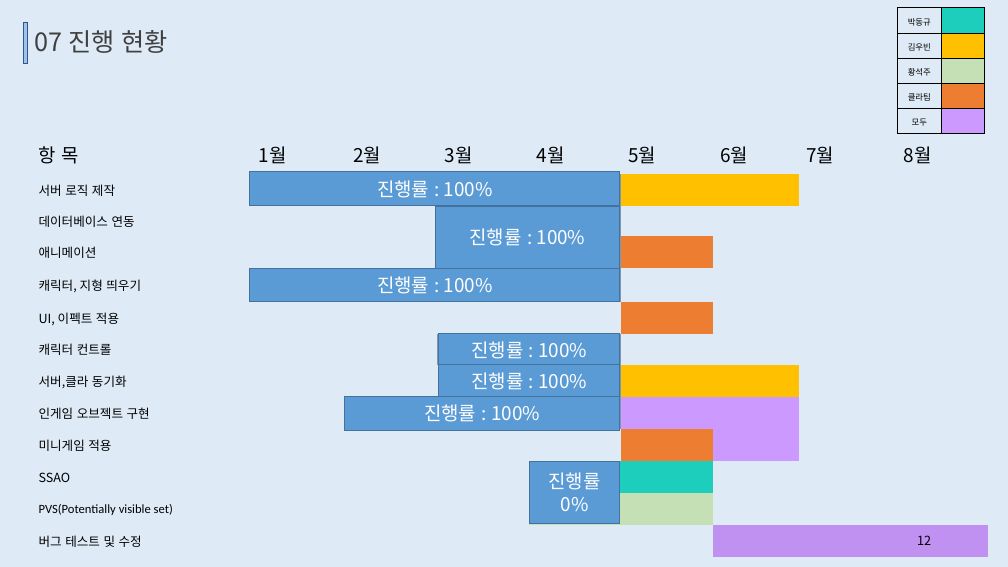
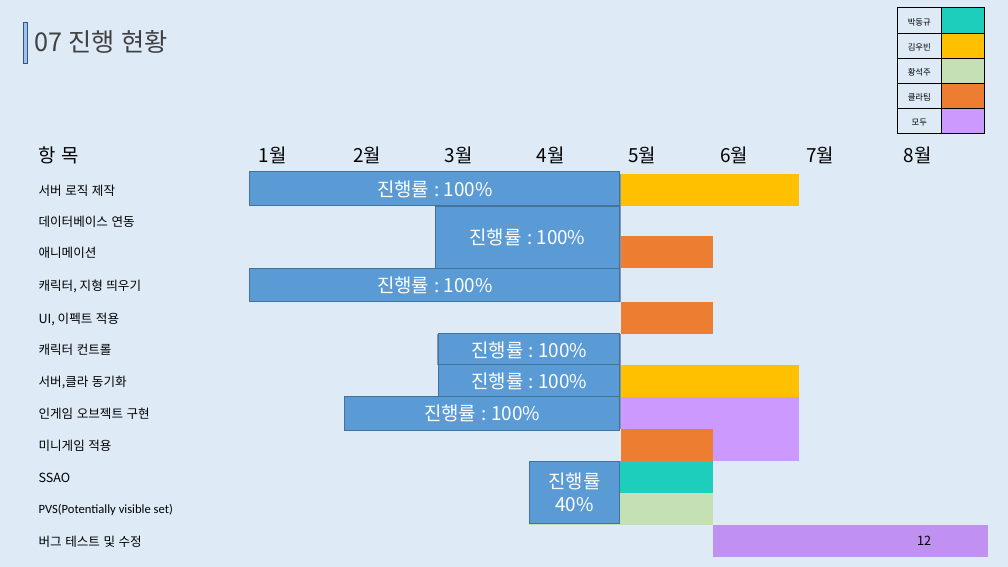
Before and after one commit to TUKoreaEscape/Graduation_Project, a slide deck: slide 12 of Graduation_Document/중간발표.pptx. Drawn at 1008x567 pixels with LibreOffice and Linux fonts; fonts in the diff are those of the drawing. Boxes give left, top, right and bottom in pixels: in the first picture for what was removed or moved away, otherwise in the second. Text is boxed around its words. In the diff, an @@ line names an element or a change of style, - is before the commit and + after.

```diff
--- a/Graduation_Document/중간발표.pptx
+++ b/Graduation_Document/중간발표.pptx
@@ text in rectangle at box(555, 497, 593, 511): text changed @@
-0%
+40%
```
Also in this commit, not shown: 3 other slides changed, 7 other files.
